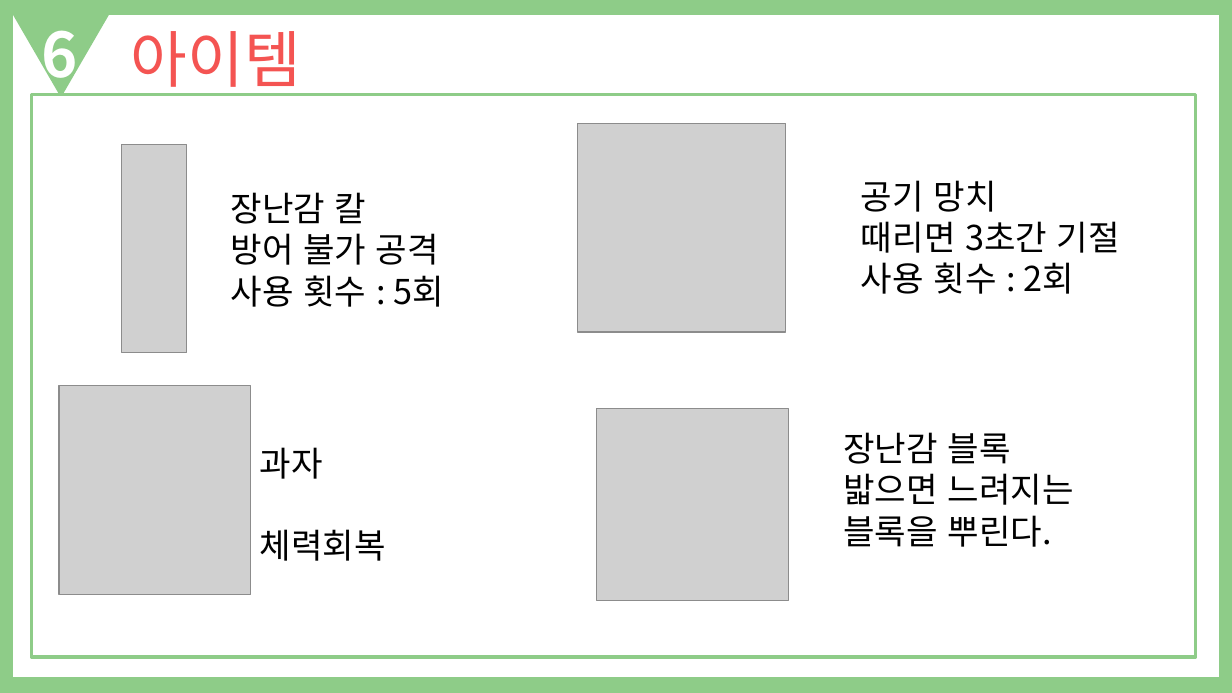
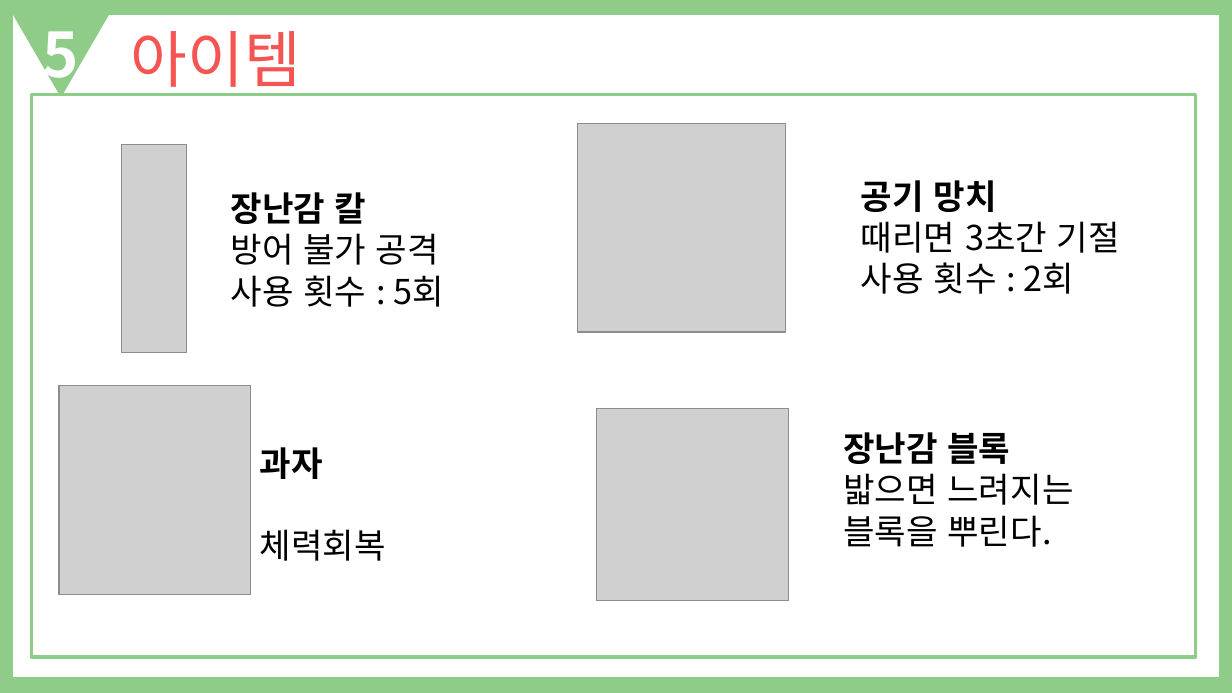
Before and after one commit to Celesta129/TeamProject, a slide deck: slide 8 of Documents/King of Playground 기획 발표자료.pptx. Drawn at 1232x693 pixels with LibreOffice and Linux fonts; fonts in the diff are those of the drawing; grey boxes stand for pictures. Boxes give left, top, right and bottom in pixels: in the first picture for what was removed or moved away, otherwise in the second. Text is boxed around its words. In the diff, an @@ line names an element or a change of style, - is before the commit and + after.

```diff
--- a/Documents/King of Playground 기획 발표자료.pptx
+++ b/Documents/King of Playground 기획 발표자료.pptx
@@ text at [42,31,78,93]: text changed @@
-6
+5
@@ text at [231,192,367,224]: bold on in "장난감 칼" @@
@@ text at [861,180,997,212]: bold on in "공기 망치" @@
@@ text at [260,447,323,479]: bold on in "과자" @@
@@ text at [843,432,1010,464]: bold on in "장난감 블록" @@
```
Also in this commit, not shown: 8 other slides changed, 2 slides added, 2 other files.
